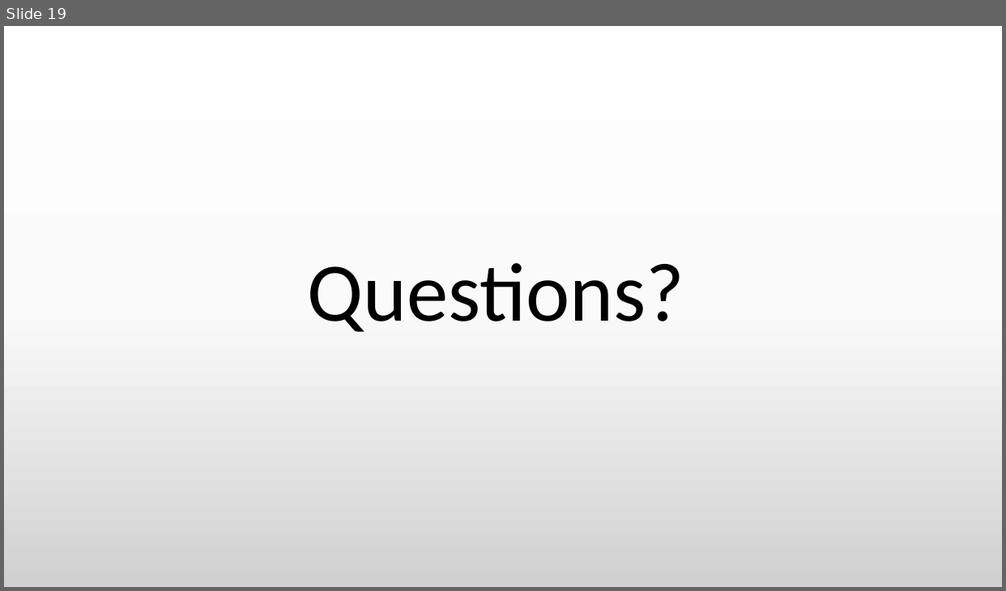
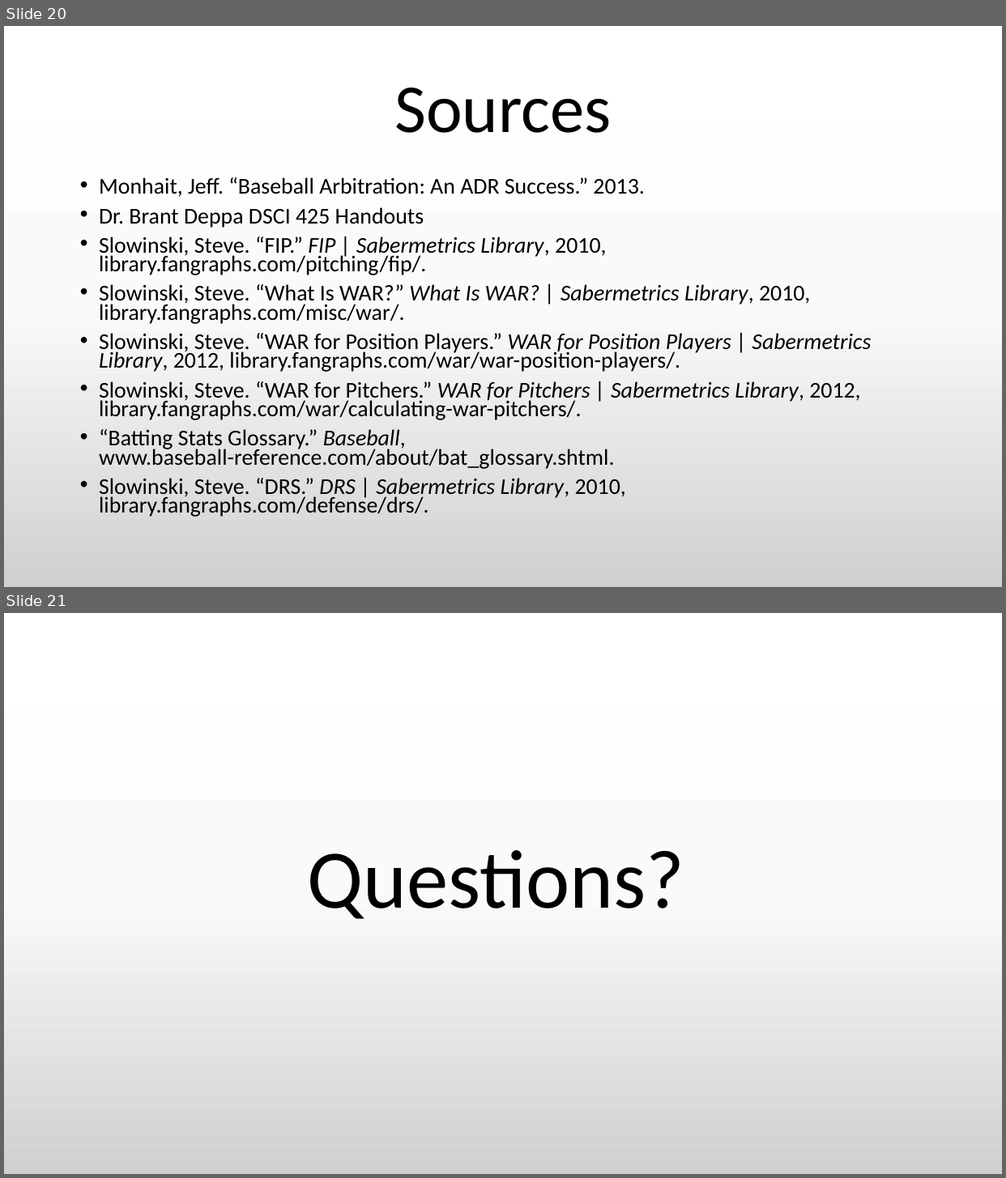
Before and after one commit to Riles567/Capstone, a slide deck: CapstonePresentation.pptx. Shown one above the other, each under a label of ours: slide 19 before the commit, slides 20 and 21 after it. The pictures are 1006x591 and 1006x1178 pixels, drawn with LibreOffice and Linux fonts; fonts in the diff are those of the drawing. Boxes give left, top, right and bottom in pixels: in the first picture for what was removed or moved away, otherwise in the second. Text is boxed around its words. In the diff, an @@ line names an element or a change of style, - is before the commit and + after.

```diff
--- a/CapstonePresentation.pptx
+++ b/CapstonePresentation.pptx
@@ slide 20 added at (x1=4, y1=26, x2=1002, y2=587), background gradient #FFFFFF to #FBFBFB to #D1D1D1 @@
@@ title added at (x1=394, y1=88, x2=611, y2=133), 66 pt, text #000000 @@
+Sources
@@ text added at (x1=99, y1=177, x2=871, y2=517), 21.7 pt, text #000000 @@
+• Monhait, Jeff. “Baseball Arbitration: An ADR Success.” 2013.
+• Dr. Brant Deppa DSCI 425 Handouts
+• Slowinski, Steve. “FIP.” FIP | Sabermetrics Library, 2010, library.fangraphs.com/pitching/fip/.
+• Slowinski, Steve. “What Is WAR?” What Is WAR? | Sabermetrics Library, 2010, library.fangraphs.com/misc/war/.
+• Slowinski, Steve. “WAR for Position Players.” WAR for Position Players | Sabermetrics Library, 2012, library.fangraphs.com/war/war-position-players/.
+• Slowinski, Steve. “WAR for Pitchers.” WAR for Pitchers | Sabermetrics Library, 2012, library.fangraphs.com/war/calculating-war-pitchers/.
+• “Batting Stats Glossary.” Baseball, www.baseball-reference.com/about/bat_glossary.shtml.
+• Slowinski, Steve. “DRS.” DRS | Sabermetrics Library, 2010, library.fangraphs.com/defense/drs/.
@@ what was slide 19 is now slide 21 @@
```
Also in this commit, not shown: 10 slides changed, 8 other slides added, 7 slides removed.
